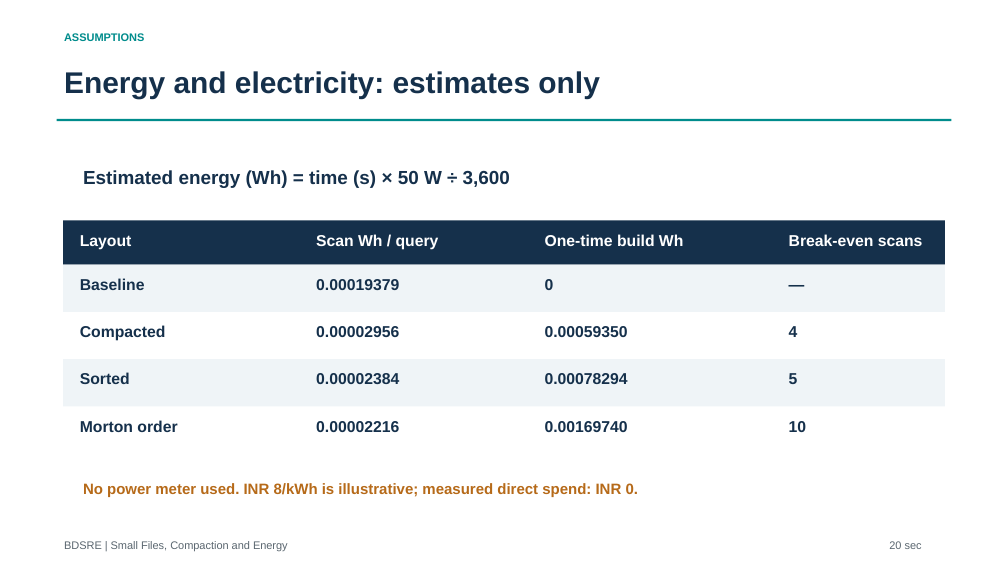
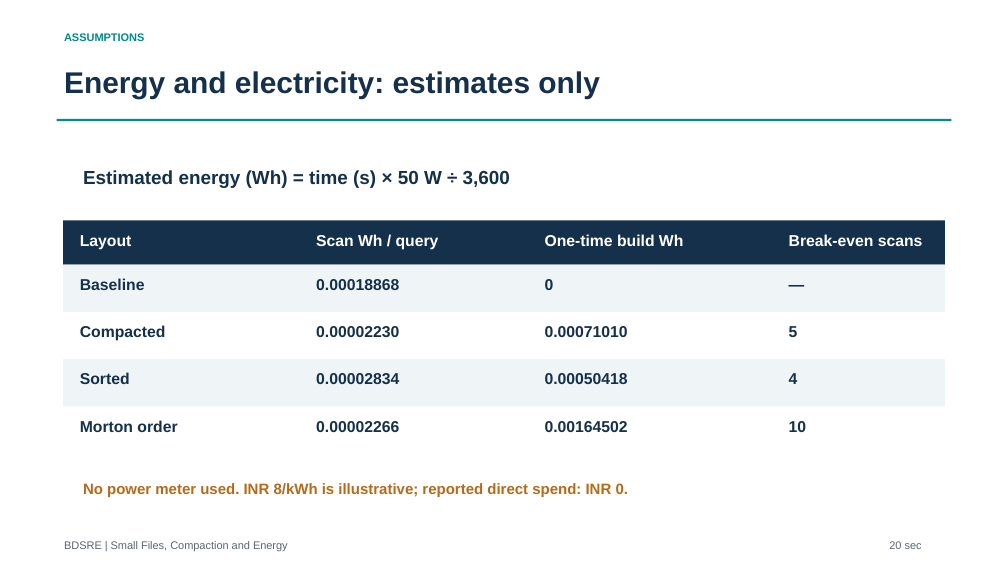
Before and after one commit to Akash-338/BDSRE-Mini-Project, a slide deck: slide 7 of presentations/three-minute-demo-narrated.pptx. Drawn at 1008x567 pixels with LibreOffice and Linux fonts; fonts in the diff are those of the drawing; background and template pictures are left out. Boxes give left, top, right and bottom in pixels: in the first picture for what was removed or moved away, otherwise in the second. Text is boxed around its words. In the diff, an @@ line names an element or a change of style, - is before the commit and + after.

```diff
--- a/presentations/three-minute-demo-narrated.pptx
+++ b/presentations/three-minute-demo-narrated.pptx
@@ text at [316, 279, 399, 290]: text changed @@
-0.00019379
+0.00018868
@@ text at [316, 326, 399, 337]: text changed @@
-0.00002956
+0.00002230
@@ text at [545, 326, 628, 337]: text changed @@
-0.00059350
+0.00071010
@@ text "5": place and size @@
-text "5" at [789, 373, 798, 384]
+text "5" at [789, 326, 798, 337]
@@ text at [316, 373, 399, 384]: text changed @@
-0.00002384
+0.00002834
@@ text at [545, 373, 628, 384]: text changed @@
-0.00078294
+0.00050418
@@ text "4": place and size @@
-text "4" at [789, 326, 798, 337]
+text "4" at [789, 373, 798, 384]
@@ text at [316, 421, 399, 432]: text changed @@
-0.00002216
+0.00002266
@@ text at [545, 421, 628, 432]: text changed @@
-0.00169740
+0.00164502
@@ text at [83, 483, 628, 497]: text changed @@
-No power meter used. INR 8/kWh is illustrative; measured direct spend: INR 0.
+No power meter used. INR 8/kWh is illustrative; reported direct spend: INR 0.
```
Also in this commit, not shown: 5 other slides changed.
